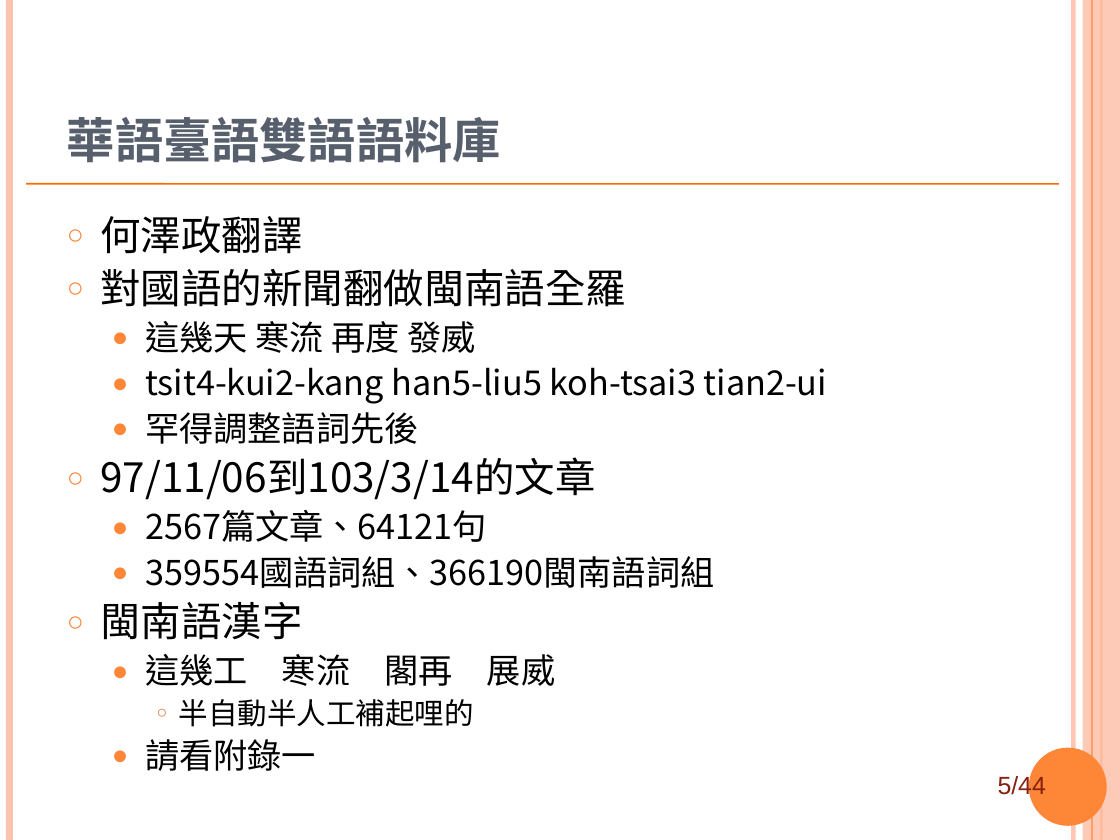
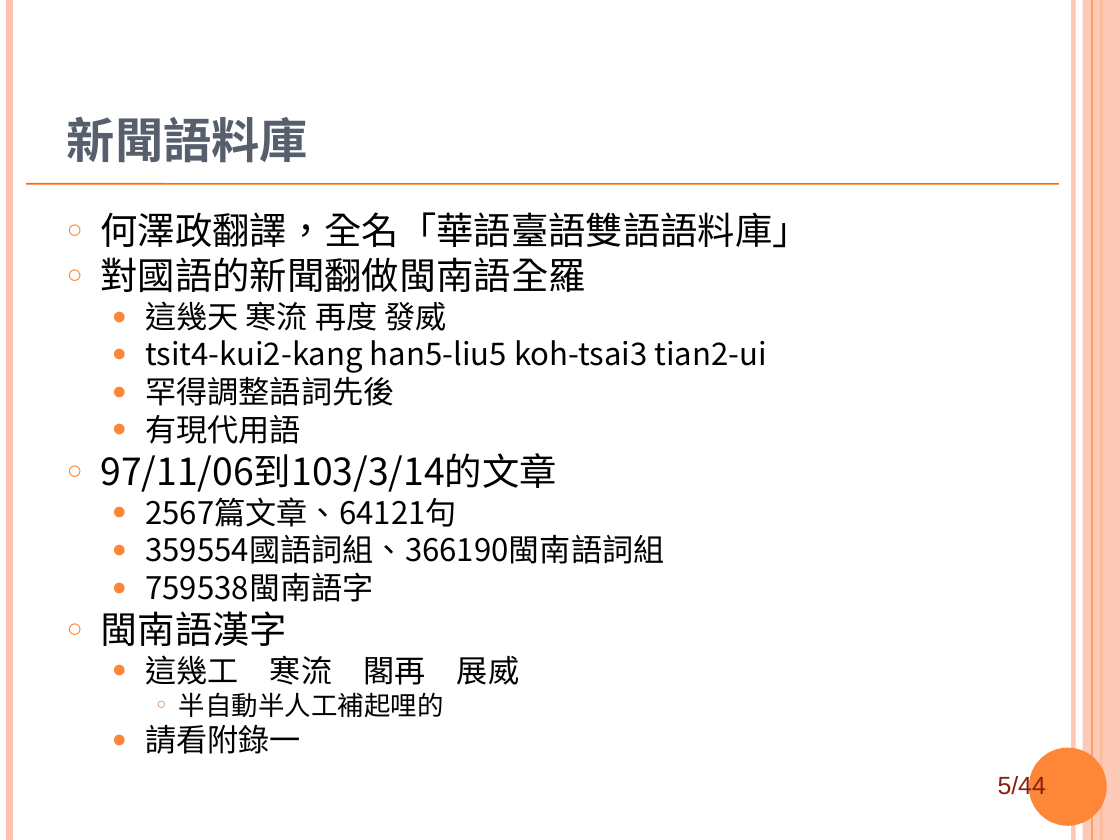
Before and after one commit to sih4sing5hong5/po3-ko3_tau5-iann2-phinn3, a slide deck: slide 5 of 翻譯報告.ppt. Drawn at 1120x840 pixels with LibreOffice and Linux fonts; fonts in the diff are those of the drawing; background and template pictures are left out. Boxes give left, top, right and bottom in pixels: in the first picture for what was removed or moved away, otherwise in the second. Text is boxed around its words. In the diff, an @@ line names an element or a change of style, - is before the commit and + after.

```diff
--- a/翻譯報告.ppt
+++ b/翻譯報告.ppt
@@ title at box(67, 116, 308, 163): text changed @@
-華語臺語雙語語料庫
+新聞語料庫
@@ text at box(100, 212, 809, 248): text changed; size 26 to 24 pt @@
-○ 何澤政翻譯
+○ 何澤政翻譯，全名「華語臺語雙語語料庫」
@@ text at box(100, 257, 767, 754): size 26 to 24 pt in "對國語的新聞翻做閩南語全羅", "97/11/06到103/3/14的文章", "閩南語漢字"; size 22 to 20 pt in "這幾天 寒流 再度 發威", "tsit4-kui2-kang han5-liu5 koh-tsai3 tian2-ui", "罕得調整語詞先後", "2567篇文章、64121句" and 3 more places; size 19 to 17 pt in "半自動半人工補起哩的"; line spacing 0.9 to 0.8 @@
@@ text at box(145, 415, 301, 444): paragraph added @@
+  ● 有現代用語
@@ text at box(145, 572, 373, 602): paragraph added @@
+  ● 759538閩南語字
```
Also in this commit, not shown: 15 other slides changed.
